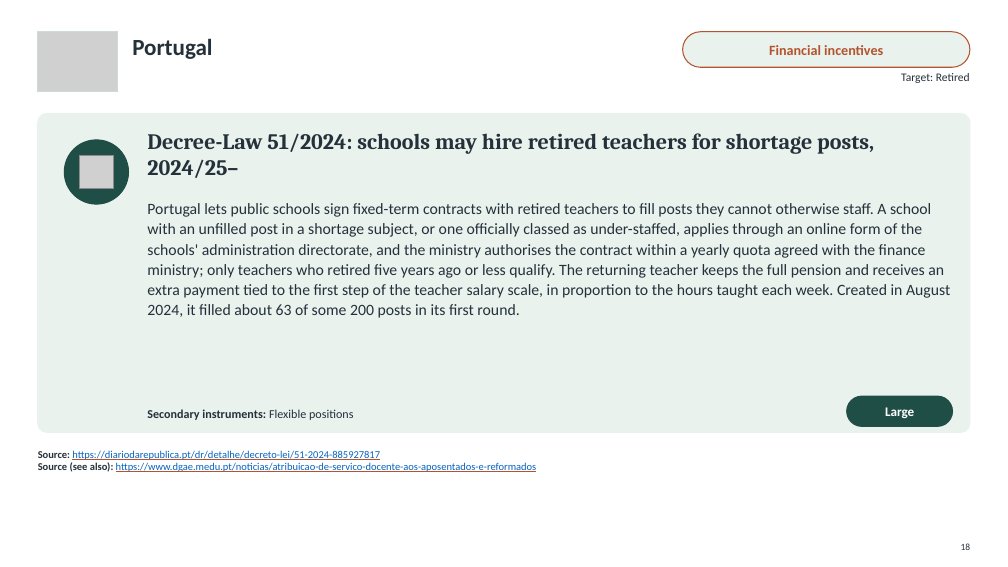
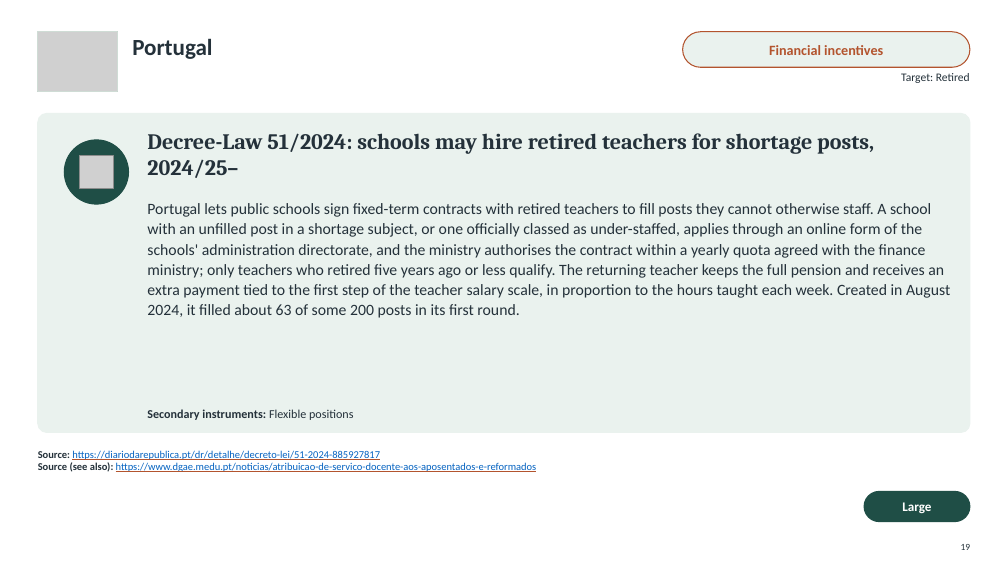
Before and after one commit to jedr1-ship-it/Alternative-Pathways----Quant, a slide deck: slide 19 of policies/Re-attracting_Former_Teachers.pptx (slide 18 before the commit). Drawn at 1008x567 pixels with LibreOffice and Linux fonts; fonts in the diff are those of the drawing; grey boxes stand for pictures. Boxes give left, top, right and bottom in pixels: in the first picture for what was removed or moved away, otherwise in the second. Text is boxed around its words. In the diff, an @@ line names an element or a change of style, - is before the commit and + after.

```diff
--- a/policies/Re-attracting_Former_Teachers.pptx
+++ b/policies/Re-attracting_Former_Teachers.pptx
@@ text "Large": place and size @@
-text "Large" at bbox=[885, 407, 914, 419]
+text "Large" at bbox=[902, 502, 931, 513]
@@ rounded rectangle: place and size @@
-rounded rectangle at bbox=[847, 396, 953, 426]
+rounded rectangle at bbox=[864, 492, 970, 522]
```
Also in this commit, not shown: 34 other slides changed, 1 slide added, 2 other files.
